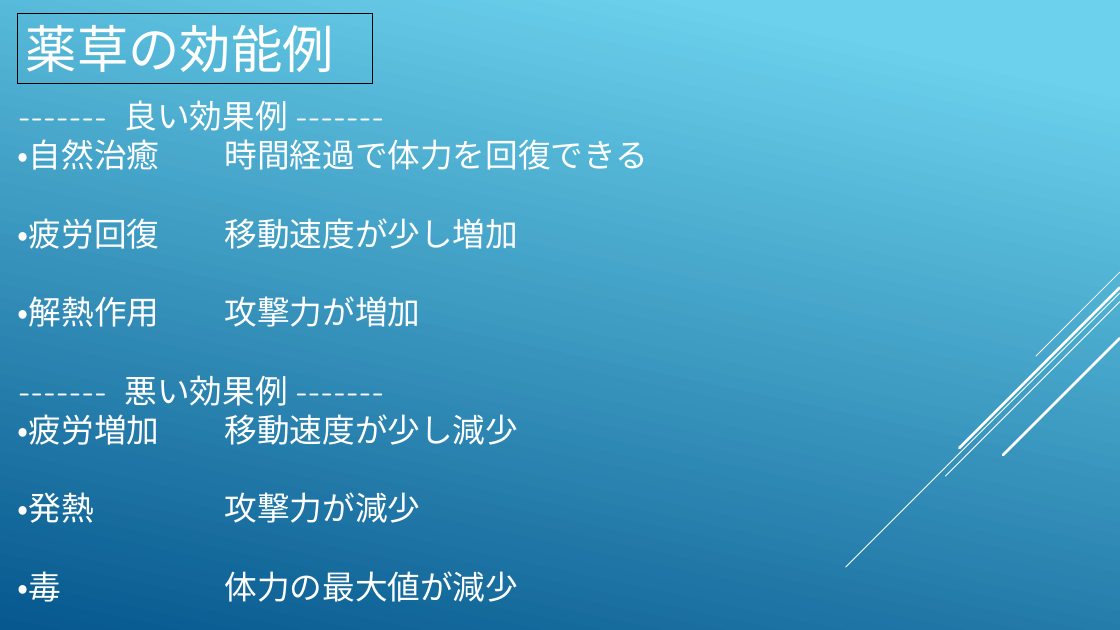
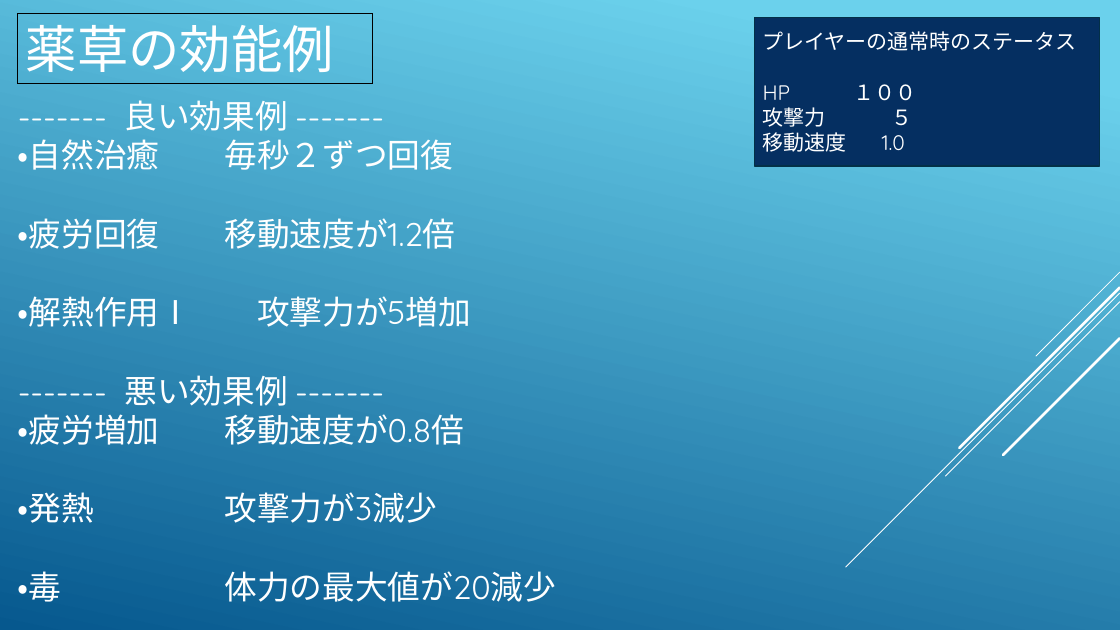
Before and after one commit to KawanoTakumi/2B-Team, a slide deck: slide 5 of Back To Home.pptx. Drawn at 1120x630 pixels with LibreOffice and Linux fonts; fonts in the diff are those of the drawing. Boxes give left, top, right and bottom in pixels: in the first picture for what was removed or moved away, otherwise in the second. Text is boxed around its words. In the diff, an @@ line names an element or a change of style, - is before the commit and + after.

```diff
--- a/Back To Home.pptx
+++ b/Back To Home.pptx
@@ rectangle added at box(755, 18, 1100, 166), fill #052F61, outline #043148 1.25 pt, 18 pt, text #FFFFFF @@
+プレイヤーの通常時のステータス
+HP １００
+攻撃力 ５
+移動速度 1.0
@@ text at box(18, 139, 471, 327): text changed @@
-・自然治癒 時間経過で体力を回復できる
-・疲労回復 移動速度が少し増加
-・解熱作用 攻撃力が増加
+・自然治癒 毎秒２ずつ回復
+・疲労回復 移動速度が1.2倍
+・解熱作用Ⅰ 攻撃力が5増加
@@ text at box(18, 414, 557, 602): text changed @@
-・疲労増加 移動速度が少し減少
-・発熱 攻撃力が減少
-・毒 体力の最大値が減少
+・疲労増加 移動速度が0.8倍
+・発熱 攻撃力が3減少
+・毒 体力の最大値が20減少
```
Also in this commit, not shown: 2 other slides changed, 1 slide added, 1 slide removed, 26 other files.
